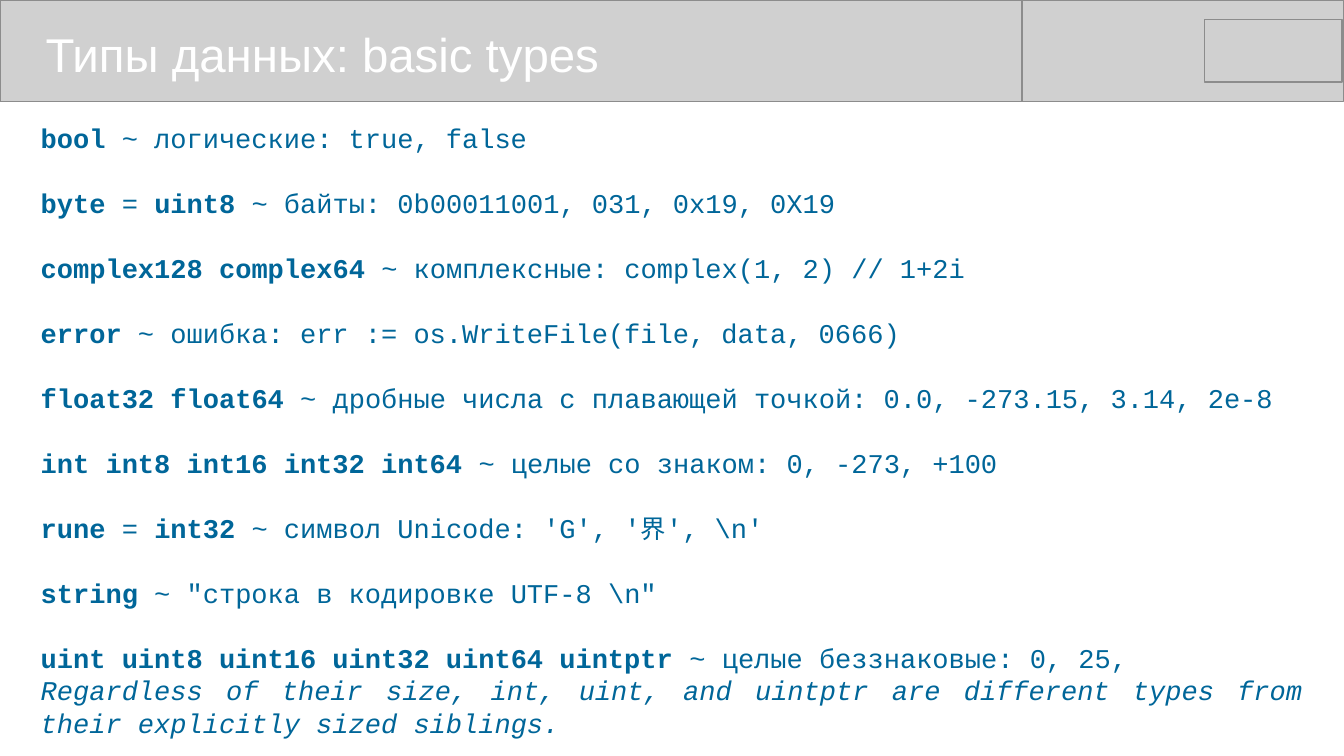
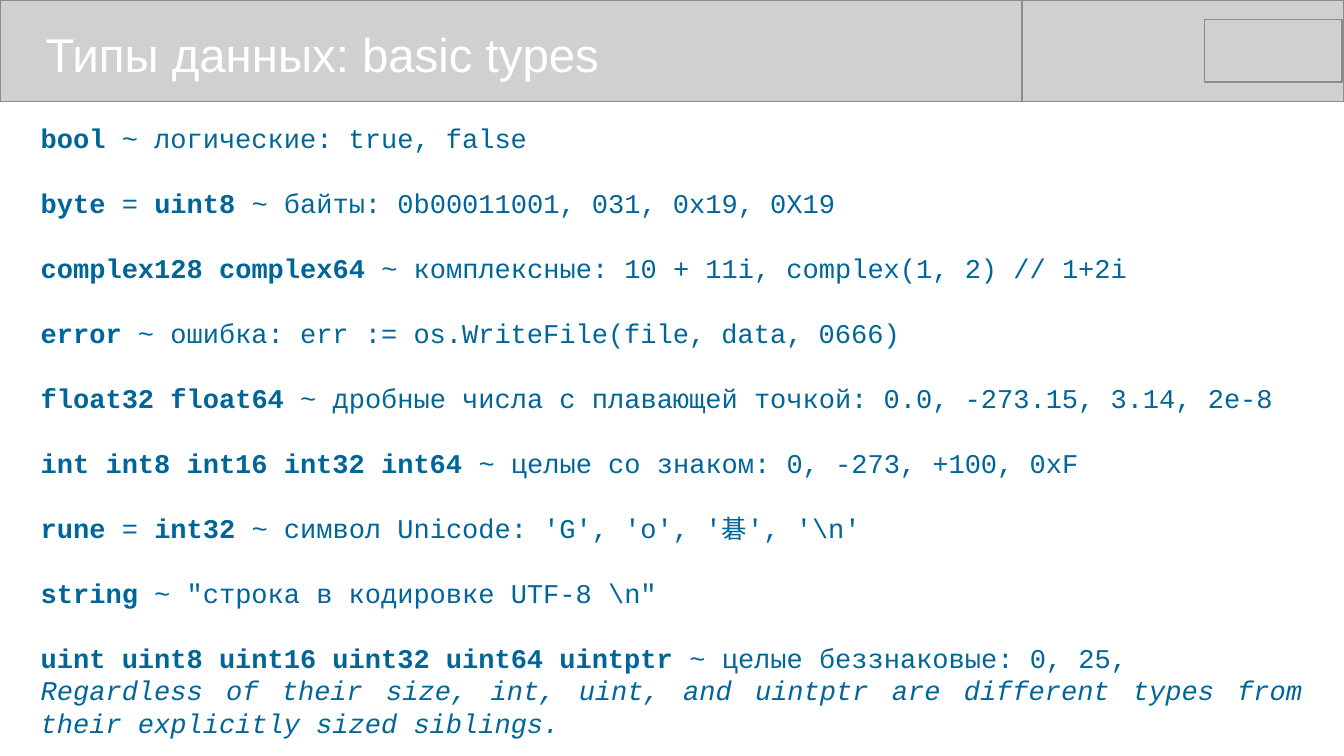
Before and after one commit to mike-shock/Go_language, a slide deck: slide 15 of Go_Intro.odp (slide 14 before the commit). Drawn at 1344x756 pixels with LibreOffice and Linux fonts; fonts in the diff are those of the drawing; grey boxes stand for pictures. Boxes give left, top, right and bottom in pixels: in the first picture for what was removed or moved away, otherwise in the second. Text is boxed around its words. In the diff, an @@ line names an element or a change of style, - is before the commit and + after.

```diff
--- a/Go_Intro.odp
+++ b/Go_Intro.odp
@@ text at bbox=[41, 259, 1127, 284]: text changed @@
-complex128 complex64 ~ комплексные: complex(1, 2) // 1+2i
+complex128 complex64 ~ комплексные: 10 + 11i, complex(1, 2) // 1+2i
@@ text at bbox=[41, 454, 1079, 543]: text changed @@
-int int8 int16 int32 int64 ~ целые со знаком: 0, -273, +100
-rune = int32 ~ символ Unicode: 'G', '界', \n'
+int int8 int16 int32 int64 ~ целые со знаком: 0, -273, +100, 0xF
+rune = int32 ~ символ Unicode: 'G', 'o', '碁', '\n'
```
Also in this commit, not shown: 11 other slides changed, 4 slides added, 1 slide removed.
